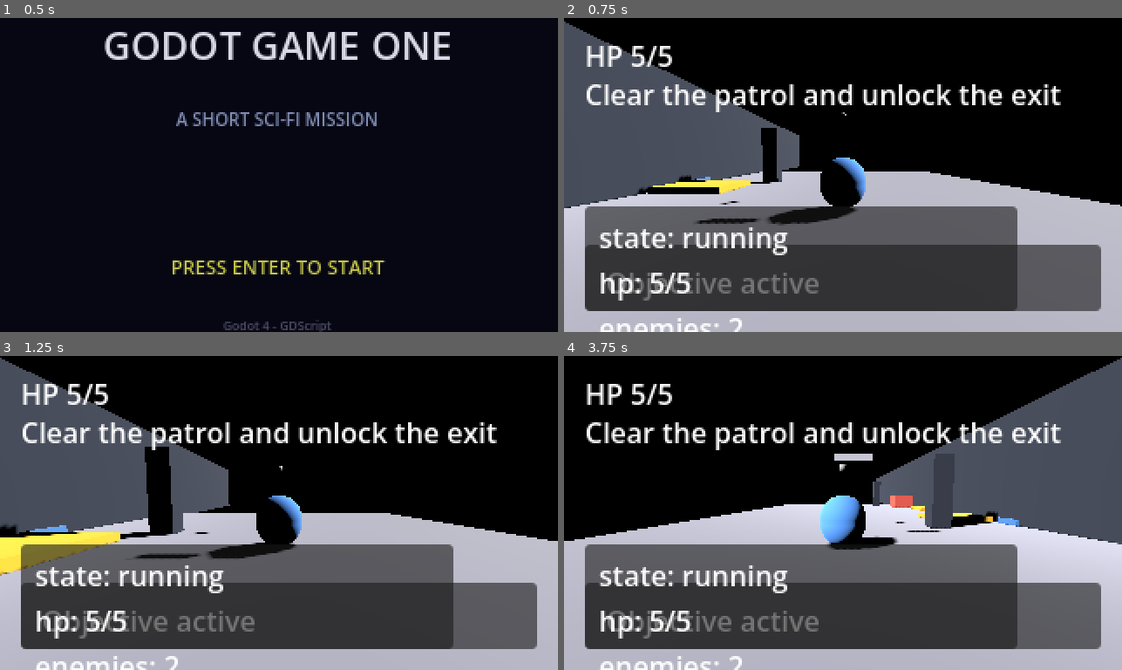
Above: before the commit, frames 1-4 (two rows, left to right).
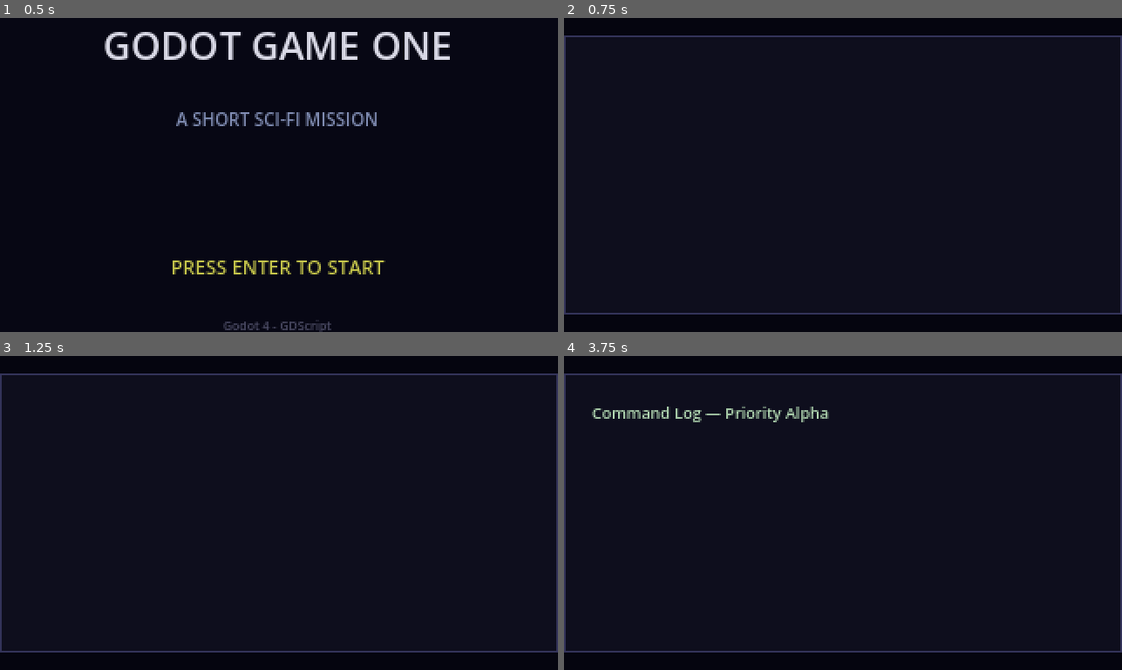
Above: after the commit, the same moments.

Repository: July-X/godot-game-one
Game: Godot game, scene res://scenes/main.tscn
Same seed, same stepped clock (60 frames per second), same inputs: the game is played once before the commit and once after it.
Inputs:
- Up to frame 1 (0.5 s): no input
- Up to frame 2 (0.75 s): tap Enter (ui_accept) at 0.5, 0.6 s; hold Right (ui_right) from 0.53 s (still down)
- Up to frame 3 (1.25 s): keep holding Right (ui_right); tap Enter (ui_accept) at 0.77, 1.07 s
- Up to frame 4 (3.75 s): release Right (ui_right) at 1.28 s; hold Down (ui_down) 1.28-2.03 s; tap Enter (ui_accept) at 1.35, 1.52, 1.82, 2.1, 2.85, 3.02, 3.32, 3.6 s; hold Right (ui_right) 2.03-2.78 s; hold Up (ui_up) 2.78-3.53 s; hold Left (ui_left) from 3.53 s (still down)

Frame 1 is identical in both runs. In frame 2, 94% of the frame differs, in the area x 0-100%, y 1-100%; in frame 3, 94%; in frame 4, 94%, in the area x 0-100%, y 0-100%.

Commit message:
feat: Phase 2 叙事和流程增强 - 开场简报、多段剧情触发、结算计时

Diff:
--- a/scenes/levels/level_01.tscn
+++ b/scenes/levels/level_01.tscn
@@ -252,14 +252,32 @@
 scale = Vector3(0.7, 1.4, 0.7)
 material_override = SubResource("13")
 
-[node name="StoryTrigger" type="Area3D" parent="."]
-position = Vector3(0, 1.0, -4.5)
-[node name="CollisionShape3D" type="CollisionShape3D" parent="StoryTrigger"]
-shape = SubResource("7")
-[node name="StoryMarker" type="MeshInstance3D" parent="StoryTrigger"]
-mesh = SubResource("8")
-scale = Vector3(0.35, 0.2, 0.35)
-material_override = SubResource("14")
+[node name="StoryTrigger1" type="Area3D" parent="."]
+	position = Vector3(0, 1.0, 2.0)
+[node name="CollisionShape3D" type="CollisionShape3D" parent="StoryTrigger1"]
+	shape = SubResource("7")
+[node name="StoryMarker" type="MeshInstance3D" parent="StoryTrigger1"]
+	mesh = SubResource("8")
+	scale = Vector3(0.35, 0.2, 0.35)
+	material_override = SubResource("14")
+
+[node name="StoryTrigger2" type="Area3D" parent="."]
+	position = Vector3(0, 1.0, -3.0)
+[node name="CollisionShape3D" type="CollisionShape3D" parent="StoryTrigger2"]
+	shape = SubResource("7")
+[node name="StoryMarker" type="MeshInstance3D" parent="StoryTrigger2"]
+	mesh = SubResource("8")
+	scale = Vector3(0.35, 0.2, 0.35)
+	material_override = SubResource("14")
+
+[node name="StoryTrigger3" type="Area3D" parent="."]
+	position = Vector3(0, 1.0, -7.0)
+[node name="CollisionShape3D" type="CollisionShape3D" parent="StoryTrigger3"]
+	shape = SubResource("7")
+[node name="StoryMarker" type="MeshInstance3D" parent="StoryTrigger3"]
+	mesh = SubResource("8")
+	scale = Vector3(0.35, 0.2, 0.35)
+	material_override = SubResource("14")
 
 [node name="EnemyA" parent="." instance=ExtResource("2")]
 position = Vector3(-5.0, 1.2, -1.0)
--- a/scenes/main.tscn
+++ b/scenes/main.tscn
@@ -1,10 +1,11 @@
-[gd_scene load_steps=6 format=3]
+[gd_scene load_steps=7 format=3]
 
 [ext_resource type="Script" path="res://scripts/main.gd" id="1"]
 [ext_resource type="PackedScene" path="res://scenes/levels/level_01.tscn" id="2"]
 [ext_resource type="PackedScene" path="res://scenes/entities/player.tscn" id="3"]
 [ext_resource type="PackedScene" path="res://scenes/ui/hud.tscn" id="4"]
 [ext_resource type="PackedScene" path="res://scenes/ui/title_screen.tscn" id="5"]
+[ext_resource type="PackedScene" path="res://scenes/ui/briefing_screen.tscn" id="6"]
 
 [sub_resource type="Environment" id="1"]
 ambient_light_color = Color(0.35, 0.38, 0.45, 1)
@@ -31,3 +32,5 @@
 [node name="HUD" parent="." instance=ExtResource("4")]
 
 [node name="TitleScreen" parent="." instance=ExtResource("5")]
+
+[node name="BriefingScreen" parent="." instance=ExtResource("6")]
--- /dev/null
+++ b/scenes/ui/briefing_screen.tscn
@@ -0,0 +1,55 @@
+[gd_scene load_steps=4 format=3]
+
+[ext_resource type="Script" path="res://scripts/briefing.gd" id="1"]
+
+[sub_resource type="StyleBoxFlat" id="1"]
+bg_color = Color(0.02, 0.02, 0.06, 1)
+
+[sub_resource type="StyleBoxFlat" id="2"]
+bg_color = Color(0.06, 0.06, 0.12, 0.92)
+border_width_left = 1
+border_width_top = 1
+border_width_right = 1
+border_width_bottom = 1
+border_color = Color(0.2, 0.2, 0.35, 1)
+
+[node name="BriefingScreen" type="CanvasLayer"]
+script = ExtResource("1")
+
+[node name="Root" type="Control" parent="."]
+anchor_right = 1.0
+anchor_bottom = 1.0
+
+[node name="Background" type="Panel" parent="Root"]
+anchor_right = 1.0
+anchor_bottom = 1.0
+theme_override_styles/panel = SubResource("1")
+
+[node name="Panel" type="Panel" parent="Root"]
+anchor_left = 0.5
+anchor_top = 0.5
+offset_left = -160.0
+offset_top = -80.0
+offset_right = 160.0
+offset_bottom = 80.0
+theme_override_styles/panel = SubResource("2")
+
+[node name="StoryLabel" type="Label" parent="Root/Panel"]
+offset_left = 16.0
+offset_top = 16.0
+offset_right = 304.0
+offset_bottom = 120.0
+theme_override_font_sizes/font_size = 9
+theme_override_colors/font_color = Color(0.7, 0.85, 0.7, 1)
+autowrap_mode = 3
+
+[node name="SkipHint" type="Label" parent="Root/Panel"]
+anchor_top = 1.0
+anchor_bottom = 1.0
+offset_left = 16.0
+offset_top = -28.0
+offset_right = 304.0
+offset_bottom = -12.0
+text = "PRESS ENTER TO SKIP"
+theme_override_font_sizes/font_size = 7
+theme_override_colors/font_color = Color(0.4, 0.4, 0.5, 1)
--- a/scenes/ui/hud.tscn
+++ b/scenes/ui/hud.tscn
@@ -115,9 +115,14 @@
 horizontal_alignment = 1
 
 [node name="StatsLabel" type="Label" parent="Root/ResultPanel/CenterBox/VBox"]
-theme_override_font_sizes/font_size = 10
-theme_override_colors/font_color = Color(0.6, 0.6, 0.65, 1)
-horizontal_alignment = 1
+	theme_override_font_sizes/font_size = 10
+	theme_override_colors/font_color = Color(0.6, 0.6, 0.65, 1)
+	horizontal_alignment = 1
+
+[node name="TimeLabel" type="Label" parent="Root/ResultPanel/CenterBox/VBox"]
+	theme_override_font_sizes/font_size = 10
+	theme_override_colors/font_color = Color(0.55, 0.65, 0.85, 1)
+	horizontal_alignment = 1
 
 [node name="RestartHint" type="Label" parent="Root/ResultPanel/CenterBox/VBox"]
 theme_override_font_sizes/font_size = 9
--- /dev/null
+++ b/scripts/briefing.gd
@@ -0,0 +1,65 @@
+extends CanvasLayer
+
+signal briefing_finished
+
+@onready var story_label = $Root/Panel/StoryLabel
+@onready var skip_hint = $Root/Panel/SkipHint
+
+var _briefing_lines: Array[String] = [
+	"Command Log — Priority Alpha",
+	"",
+	"Operator 07, this is Central Command.",
+	"The outpost relay station has been compromised.",
+	"",
+	"Enemy forces have seized the data terminal.",
+	"Your objective: infiltrate the corridor,",
+	"neutralize all hostiles, and secure the relay.",
+	"",
+	"Once the area is clear, extract through",
+	"the terminal room immediately.",
+	"",
+	"Signal strength is deteriorating.",
+	"There is no backup. There is no extraction.",
+	"Move fast, or the relay is lost.",
+	"",
+	"— Command Out —"
+]
+
+var _current_line: int = 0
+var _all_shown: bool = false
+var _line_timer: float = 0.0
+var _typing_phase: bool = true
+
+const LINE_DELAY: float = 1.8
+
+func _ready() -> void:
+	story_label.text = ""
+	skip_hint.modulate.a = 0.0
+
+func _process(delta: float) -> void:
+	if not _typing_phase:
+		return
+	if _all_shown:
+		skip_hint.modulate.a = 0.3 + abs(sin(Time.get_ticks_msec() * 0.004)) * 0.7
+		if Input.is_action_just_pressed("ui_accept"):
+			briefing_finished.emit()
+		return
+	_line_timer += delta
+	if _line_timer >= LINE_DELAY:
+		_line_timer = 0.0
+		_show_next_line()
+
+func _show_next_line() -> void:
+	if _current_line >= _briefing_lines.size():
+		_all_shown = true
+		story_label.text += "\n\n[ PRESS ENTER TO BEGIN ]"
+		return
+	var line = _briefing_lines[_current_line]
+	if story_label.text == "":
+		story_label.text = line
+	else:
+		story_label.text += "\n" + line
+	_current_line += 1
+
+func skip_to_end() -> void:
+	briefing_finished.emit()
--- a/scripts/hud.gd
+++ b/scripts/hud.gd
@@ -10,6 +10,7 @@
 @onready var story_result_label = $Root/ResultPanel/CenterBox/VBox/StoryResultLabel
 @onready var stats_label = $Root/ResultPanel/CenterBox/VBox/StatsLabel
 @onready var restart_hint = $Root/ResultPanel/CenterBox/VBox/RestartHint
+@onready var time_label = $Root/ResultPanel/CenterBox/VBox/TimeLabel
 
 func set_health(current_health: int, max_health: int) -> void:
 	health_label.text = "HP %d/%d" % [current_health, max_health]
@@ -36,11 +37,15 @@
 func set_debug_text(text: String) -> void:
 	debug_label.text = text
 
-func show_result_screen(state: String, story: String, kills: int, total_enemies: int) -> void:
+func show_result_screen(state: String, story: String, kills: int, total_enemies: int, elapsed_time: String = "") -> void:
 	var is_success = state == "finished"
 	title_label.text = "MISSION COMPLETE" if is_success else "MISSION FAILED"
 	title_label.add_theme_color_override("font_color", Color(0.3, 0.85, 0.4, 1) if is_success else Color(0.85, 0.25, 0.2, 1))
 	story_result_label.text = story
 	stats_label.text = "Enemies eliminated: %d / %d" % [kills, total_enemies]
-	restart_hint.text = "Press ENTER to restart"
+	if elapsed_time != "":
+		time_label.text = "Time: %s" % elapsed_time
+	else:
+		time_label.text = ""
+	restart_hint.text = "Press ENTER to return to title"
 	result_panel.visible = true
--- a/scripts/level_01.gd
+++ b/scripts/level_01.gd
@@ -1,27 +1,40 @@
 extends Node3D
 
 signal player_reached_exit
-signal player_reached_story_trigger
+signal player_reached_story_trigger(trigger_index)
 
 @onready var exit_zone = $ExitZone
-@onready var player_spawn = $PlayerSpawn
 @onready var exit_marker = $ExitZone/ExitMarker
 @onready var exit_collision = $ExitZone/CollisionShape3D
-@onready var story_trigger = $StoryTrigger
 
 var _exit_locked := true
 var _locked_material: StandardMaterial3D
 var _unlocked_material: StandardMaterial3D
-var _story_trigger_used := false
+
+## 多段剧情触发器：每个触发器只触发一次
+var _story_triggers: Array[Dictionary] = []
 
 func _ready() -> void:
 	exit_zone.body_entered.connect(_on_exit_body_entered)
-	story_trigger.body_entered.connect(_on_story_trigger_body_entered)
 	_locked_material = StandardMaterial3D.new()
 	_locked_material.albedo_color = Color(0.85, 0.2, 0.2, 0.8)
 	_unlocked_material = StandardMaterial3D.new()
 	_unlocked_material.albedo_color = Color(0.2, 0.85, 0.35, 0.8)
 	_set_exit_visual_state()
+	_discover_story_triggers()
+
+## 自动发现所有 StoryTrigger* 节点并注册
+func _discover_story_triggers() -> void:
+	_story_triggers.clear()
+	var index := 1
+	while true:
+		var trigger_name := "StoryTrigger%d" % index
+		if not has_node(trigger_name):
+			break
+		var trigger: Area3D = get_node(trigger_name)
+		trigger.body_entered.connect(_on_story_trigger_body_entered.bind(index))
+		_story_triggers.append({"node": trigger, "used": false})
+		index += 1
 
 func register_enemy(enemy: Node) -> void:
 	if enemy == null:
@@ -47,9 +60,11 @@
 	if body.is_in_group("player") and not _exit_locked:
 		player_reached_exit.emit()
 
-func _on_story_trigger_body_entered(body: Node) -> void:
-	if _story_trigger_used:
+func _on_story_trigger_body_entered(body: Node, index: int) -> void:
+	if not body.is_in_group("player"):
 		return
-	if body.is_in_group("player"):
-		_story_trigger_used = true
-		player_reached_story_trigger.emit()
+	var entry_index := index - 1
+	if entry_index >= 0 and entry_index < _story_triggers.size():
+		if not _story_triggers[entry_index]["used"]:
+			_story_triggers[entry_index]["used"] = true
+			player_reached_story_trigger.emit(index)
--- a/scripts/main.gd
+++ b/scripts/main.gd
@@ -4,6 +4,7 @@
 @onready var player = $Player
 @onready var hud = $HUD
 @onready var title_screen = $TitleScreen
+@onready var briefing_screen = $BriefingScreen
 
 var _enemy_count: int = 0
 var _kill_count: int = 0
@@ -11,9 +12,12 @@
 var _exit_open: bool = false
 var _debug_visible: bool = true
 var _result_shown: bool = false
+var _start_time: float = 0.0
+var _story_texts: Dictionary = {}
 
 func _ready() -> void:
 	GameState.reset_run()
+	briefing_screen.visible = false
 	_show_title()
 
 func _show_title() -> void:
@@ -22,9 +26,16 @@
 	player.process_mode = PROCESS_MODE_DISABLED
 	hud.visible = false
 	title_screen.visible = true
+	briefing_screen.visible = false
+
+func _start_briefing() -> void:
+	title_screen.visible = false
+	briefing_screen.visible = true
+	if briefing_screen.has_signal("briefing_finished"):
+		briefing_screen.briefing_finished.connect(_start_game, CONNECT_ONE_SHOT)
 
 func _start_game() -> void:
-	title_screen.visible = false
+	briefing_screen.visible = false
 	level.visible = true
 	player.visible = true
 	player.process_mode = PROCESS_MODE_INHERIT
@@ -35,6 +46,7 @@
 	_ensure_camera_current()
 	_refresh_enemy_count()
 	_place_player_at_spawn()
+	_start_time = Time.get_ticks_msec() / 1000.0
 	GameState.set_objective("Neutralize the patrol and reach the relay terminal")
 	GameState.set_story_line("Briefing: the outpost is silent, but the corridor is not empty.")
 	_update_exit_state()
@@ -50,6 +62,12 @@
 		level.player_reached_exit.connect(_on_player_reached_exit)
 	if level.has_signal("player_reached_story_trigger"):
 		level.player_reached_story_trigger.connect(_on_player_reached_story_trigger)
+	## 多段剧情文本，按触发器索引映射
+	_story_texts = {
+		1: "Corridor ahead is quiet. Stay alert.",
+		2: "Signal is getting stronger. The terminal is close.",
+		3: "Warning: heavy resistance near the exit. Prepare for combat."
+	}
 	if level.has_method("register_enemy"):
 		for enemy in get_tree().get_nodes_in_group("enemies"):
 			level.register_enemy(enemy)
@@ -118,13 +136,19 @@
 	GameState.set_story_line("Mission failed.")
 	_trigger_result()
 
+func _get_elapsed_time() -> String:
+	var elapsed := Time.get_ticks_msec() / 1000.0 - _start_time
+	var minutes := int(elapsed) / 60
+	var seconds := int(elapsed) % 60
+	return "%d:%02d" % [minutes, seconds]
+
 func _trigger_result() -> void:
 	if _result_shown:
 		return
 	_result_shown = true
 	GameState.set_run_state("failed")
 	_hide_game_hud()
-	hud.show_result_screen(GameState.run_state, GameState.story_line, _kill_count, _total_enemies)
+	hud.show_result_screen(GameState.run_state, GameState.story_line, _kill_count, _total_enemies, _get_elapsed_time())
 
 func _hide_game_hud() -> void:
 	hud.get_node("Root/TopBar").visible = false
@@ -140,12 +164,13 @@
 	GameState.set_story_line("Extraction complete. The relay data is secured.")
 	GameState.set_run_state("finished")
 	_hide_game_hud()
-	hud.show_result_screen(GameState.run_state, GameState.story_line, _kill_count, _total_enemies)
-
-func _on_player_reached_story_trigger() -> void:
+	hud.show_result_screen(GameState.run_state, GameState.story_line, _kill_count, _total_enemies, _get_elapsed_time())
+
+func _on_player_reached_story_trigger(trigger_index: int = 0) -> void:
 	if GameState.run_state != "running":
 		return
-	GameState.set_story_line("Signal recovered: hostiles are guarding the final terminal. Push forward.")
+	var text: String = _story_texts.get(trigger_index, "Push forward.")
+	GameState.set_story_line(text)
 
 func notify_enemy_defeated() -> void:
 	_enemy_count = max(_enemy_count - 1, 0)
@@ -154,7 +179,7 @@
 
 func _process(_delta: float) -> void:
 	if GameState.run_state == "title" and Input.is_action_just_pressed("ui_accept"):
-		_start_game()
+		_start_briefing()
 		return
 	if Input.is_key_pressed(KEY_F3):
 		if not has_meta("debug_toggle_latch"):
@@ -168,8 +193,11 @@
 	if Input.is_key_pressed(KEY_F5):
 		get_tree().reload_current_scene()
 	if GameState.run_state in ["finished", "failed"] and Input.is_action_just_pressed("ui_accept"):
-		get_tree().reload_current_scene()
+		_return_to_title()
 	_update_debug_overlay()
+
+func _return_to_title() -> void:
+	get_tree().reload_current_scene()
 
 func _update_debug_overlay() -> void:
 	if not _debug_visible:
Not shown, changed: CHANGELOG.md
Not shown, changed: docs/Development_Plan.md
